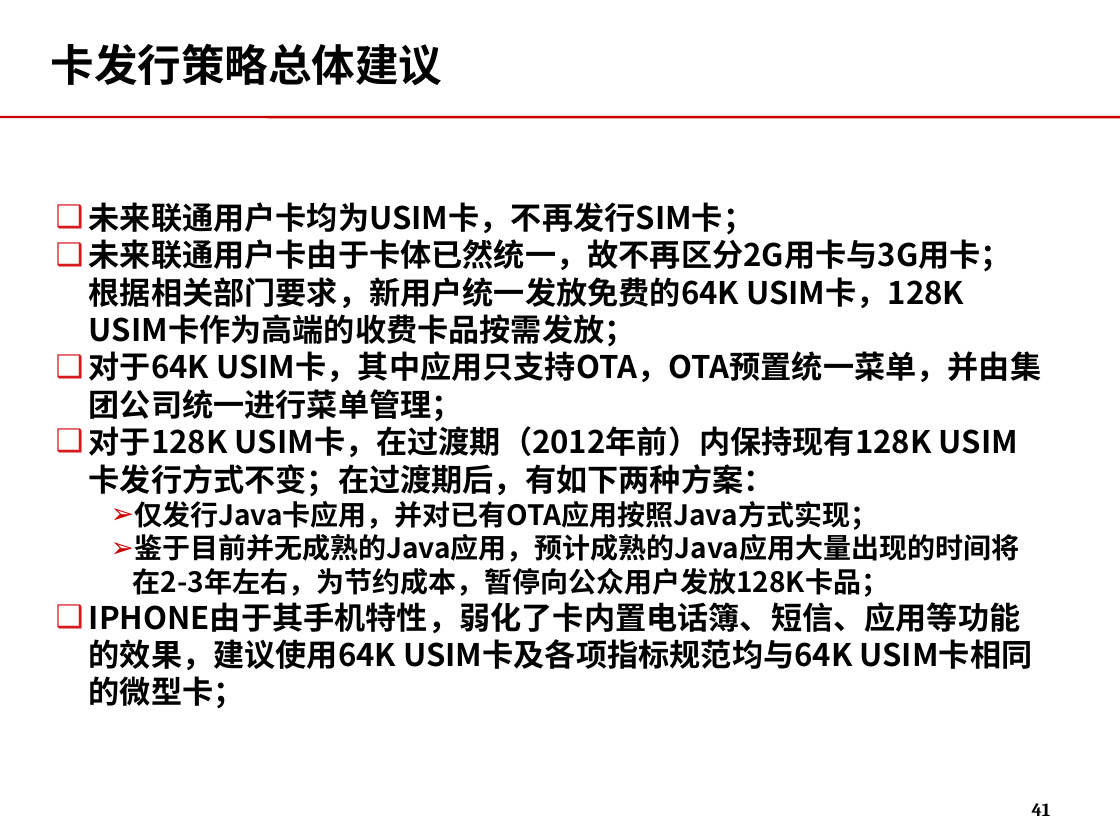
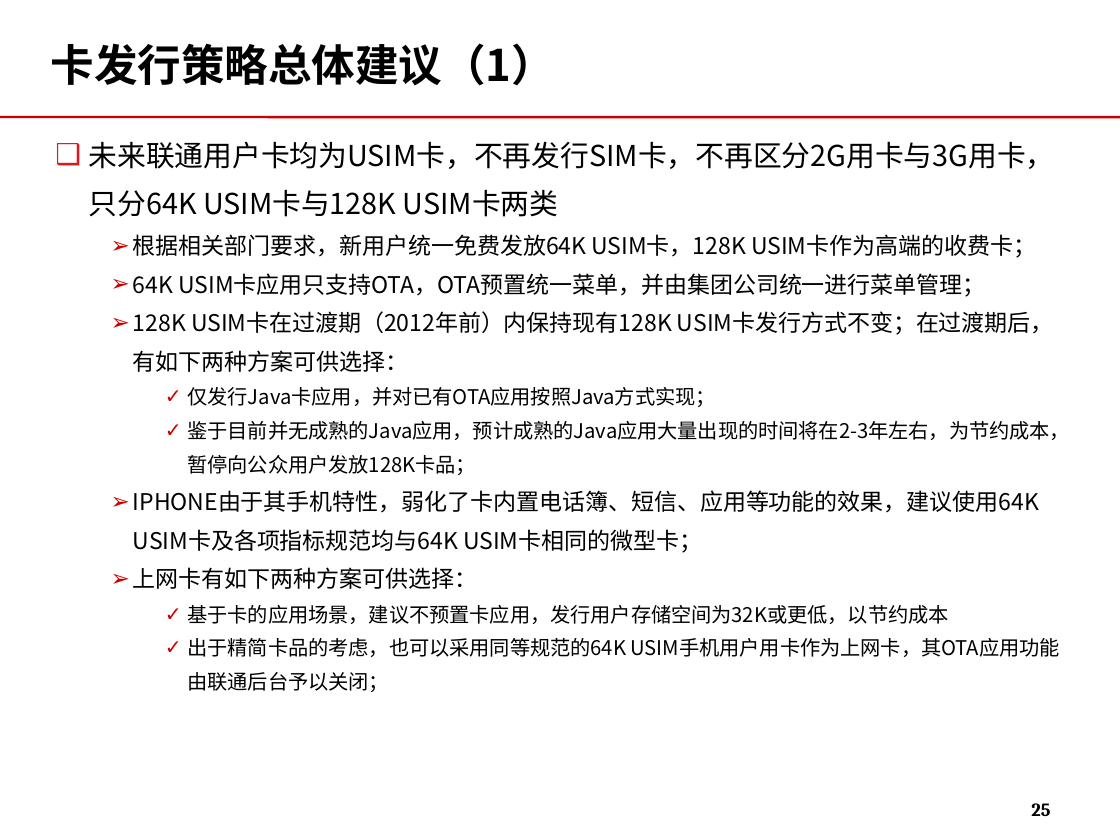
Before and after one commit to momo1101/unicardsrch, a slide deck: slide 25 of 软课题文本/软课题-中国联通电信卡业务及策略研究.ppt (slide 41 before the commit). Drawn at 1120x840 pixels with LibreOffice and Linux fonts; fonts in the diff are those of the drawing; background and template pictures are left out. Boxes give left, top, right and bottom in pixels: in the first picture for what was removed or moved away, otherwise in the second. Text is boxed around its words. In the diff, an @@ line names an element or a change of style, - is before the commit and + after.

```diff
--- a/软课题文本/软课题-中国联通电信卡业务及策略研究.ppt
+++ b/软课题文本/软课题-中国联通电信卡业务及策略研究.ppt
@@ title at (x1=51, y1=43, x2=555, y2=86): text changed @@
-卡发行策略总体建议
+卡发行策略总体建议（1）
@@ text at (x1=89, y1=141, x2=1055, y2=372): text changed; size 20 to 14.8 pt; bold off @@
-❑ 未来联通用户卡均为USIM卡，不再发行SIM卡；
-❑ 未来联通用户卡由于卡体已然统一，故不再区分2G用卡与3G用卡；根据相关部门要求，新用户统一发放免费的64K USIM卡，128K USIM卡作为高端的收费卡品按需发放；
-❑ 对于64K USIM卡，其中应用只支持OTA，OTA预置统一菜单，并由集团公司统一进行菜单管理；
-❑ 对于128K USIM卡，在过渡期（2012年前）内保持现有128K USIM卡发行方式不变；在过渡期后，有如下两种方案：
+❑ 未来联通用户卡均为USIM卡，不再发行SIM卡，不再区分2G用卡与3G用卡，只分64K USIM卡与128K USIM卡两类
+  ➢ 根据相关部门要求，新用户统一免费发放64K USIM卡，128K USIM卡作为高端的收费卡；
+  ➢ 64K USIM卡应用只支持OTA，OTA预置统一菜单，并由集团公司统一进行菜单管理；
+  ➢ 128K USIM卡在过渡期（2012年前）内保持现有128K USIM卡发行方式不变；在过渡期后，有如下两种方案可供选择：
@@ text at (x1=133, y1=387, x2=1070, y2=553): size 18 to 12.9 pt in "仅发行Java卡应用，并对已有OTA应用按照Java方式实现；", "鉴于目前并无成熟的Java应用，预计成熟的Java应用大量出现的时间将在2-3年左右，为节约成本，暂停向公众用户发放12 ..."; bold off in "仅发行Java卡应用，并对已有OTA应用按照Java方式实现；", "鉴于目前并无成熟的Java应用，预计成熟的Java应用大量出现的时间将在2-3年左右，为节约成本，暂停向公众用户发放12 ...", "IPHONE由于其手机特性，弱化了卡内置电话簿、短信、应用等功能的效果，建议使用64K USIM卡及各项指标规范均与64 ..."; size 20 to 14.8 pt in "IPHONE由于其手机特性，弱化了卡内置电话簿、短信、应用等功能的效果，建议使用64K USIM卡及各项指标规范均与64 ..."; bullet ➢ to ✓; list level 2 to 3 in "仅发行Java卡应用，并对已有OTA应用按照Java方式实现；"; line spacing 1 to 1.4; list level 2 to 3 in "鉴于目前并无成熟的Java应用，预计成熟的Java应用大量出现的时间将在2-3年左右，为节约成本，暂停向公众用户发放12 ..."; bullet ❑ to ➢; list level 1 to 2 in "IPHONE由于其手机特性，弱化了卡内置电话簿、短信、应用等功能的效果，建议使用64K USIM卡及各项指标规范均与64 ..."; bullet colour #D71A20 to #CC0000 @@
@@ text at (x1=133, y1=567, x2=1060, y2=657): paragraphs added @@
+  ➢ 上网卡有如下两种方案可供选择：
+    ✓ 基于卡的应用场景，建议不预置卡应用，发行用户存储空间为32K或更低，以节约成本
+    ✓ 出于精简卡品的考虑，也可以采用同等规范的64K USIM手机用户用卡作为上网卡，其OTA应用功能由联通后台予以关闭；
@@ page number at (x1=1031, y1=803, x2=1050, y2=816): text changed @@
-41
+25
```
Also in this commit, not shown: 37 other slides changed, 3 slides added, 27 slides removed.
